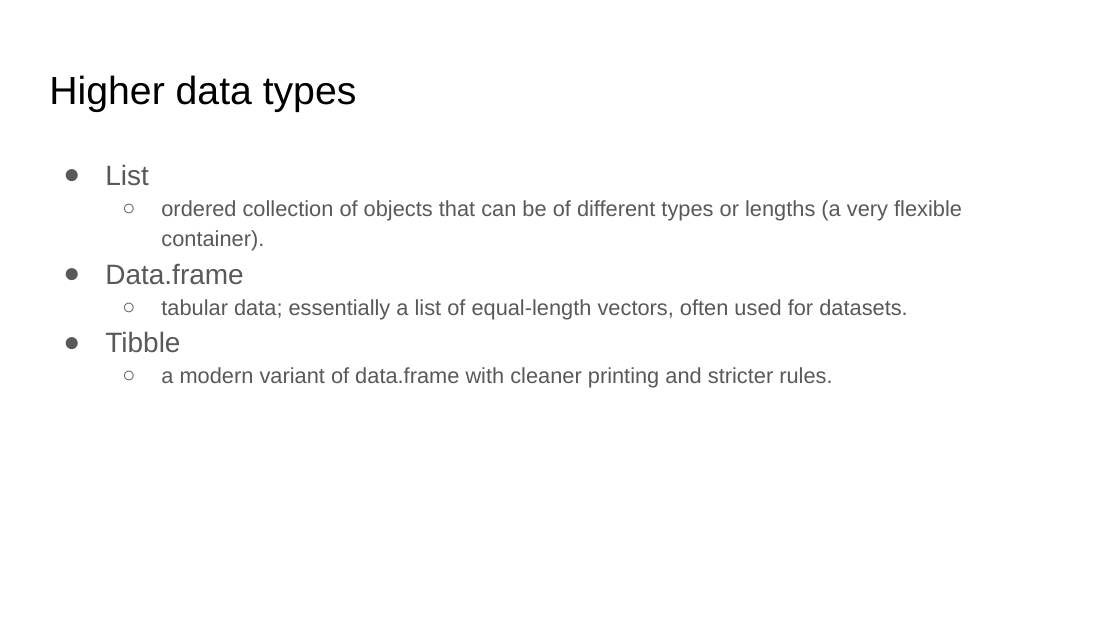
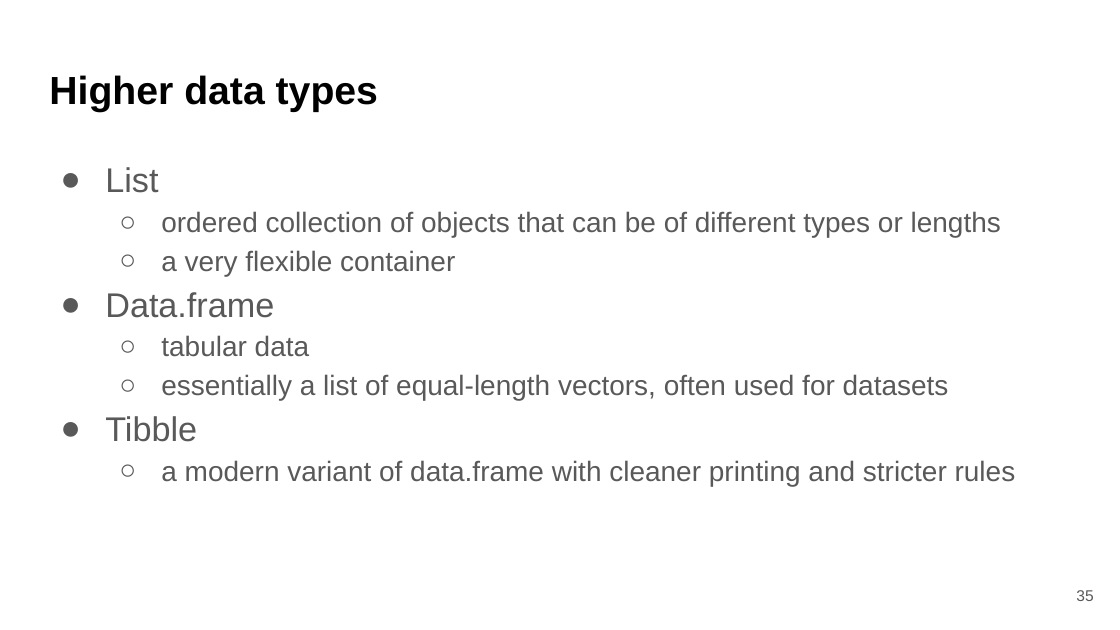
Before and after one commit to bmaitner/biometry_course, a slide deck: slide 35 of lectures/Lecture_04_intro_to_data_in_R.pptx (slide 16 before the commit). Drawn at 1120x630 pixels with LibreOffice and Linux fonts; fonts in the diff are those of the drawing. Boxes give left, top, right and bottom in pixels: in the first picture for what was removed or moved away, otherwise in the second. Text is boxed around its words. In the diff, an @@ line names an element or a change of style, - is before the commit and + after.

Commit message:
lecture 04

```diff
--- a/lectures/Lecture_04_intro_to_data_in_R.pptx
+++ b/lectures/Lecture_04_intro_to_data_in_R.pptx
@@ title "Higher data types" at <box>49,75,378,112</box>: bold on @@
@@ text at <box>105,167,274,442</box>: size 18 to 22 pt in "List", "Data.frame", "Tibble"; indent changed @@
@@ text at <box>161,211,1001,276</box>: text changed; size 14 to 18 pt @@
-  ○ ordered collection of objects that can be of different types or lengths (a very flexible container).
+  ○ ordered collection of objects that can be of different types or lengths
+  ○ a very flexible container
@@ text at <box>161,335,949,400</box>: text changed; size 14 to 18 pt @@
-  ○ tabular data; essentially a list of equal-length vectors, often used for datasets.
+  ○ tabular data
+  ○ essentially a list of equal-length vectors, often used for datasets
@@ text at <box>161,460,1016,486</box>: text changed; size 14 to 18 pt @@
-  ○ a modern variant of data.frame with cleaner printing and stricter rules.
+  ○ a modern variant of data.frame with cleaner printing and stricter rules
@@ page number added at <box>1076,590,1093,601</box>, 10 pt, text #595959 @@
+35
```
Also in this commit, not shown: 28 other slides changed, 21 slides added, 1 slide removed, 2 other files.
